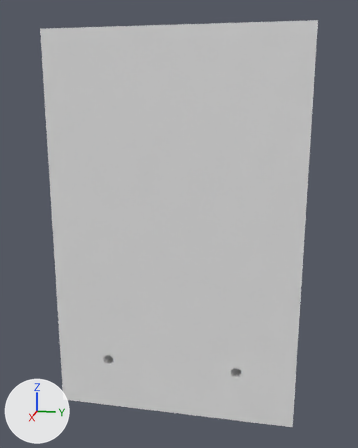
An edit to the Blender file Assets/Mesh/Construction/Door.blend, drawn before and after from the same camera.
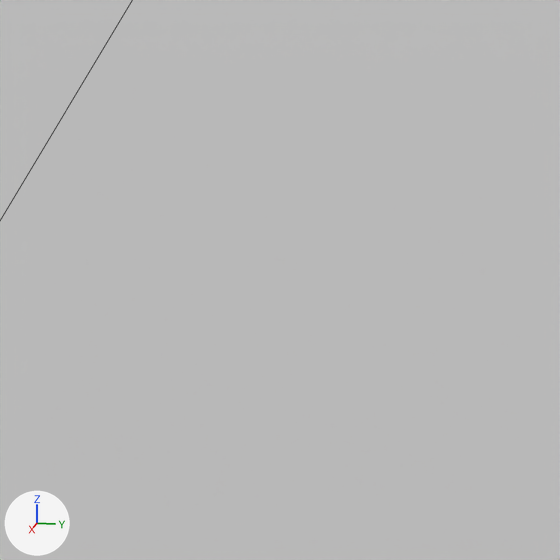
There are two pictures of each version: one whole from a 50 mm camera at (4.963, 1.002, 2.73) aimed at (-0.017, 0.006, 1.486), one close up on the part from 42% to 63% of the width and 60% to 77% of the height. The lights are fixed; the arrows at lower left show +X, +Y and +Z. The close-ups show mesh edges as thin lines.
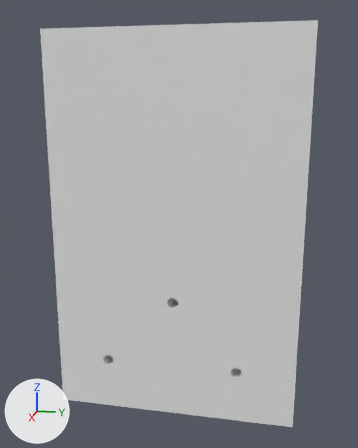
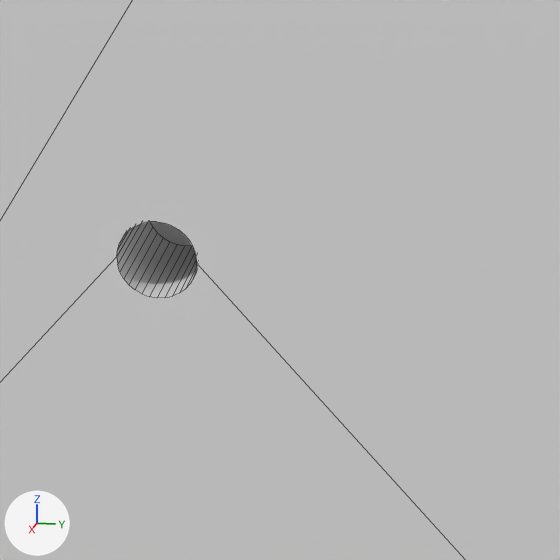
Boxes [x1, y1, x2, y2] around the edits, measured in the close-ups (560 x 560 px):
part 1 of me_cube_001, built on: [0, 217, 469, 560] in both

The edits, one by one:
me_cube_001 is used by ob_cube; location (0.0, 0.0, 0.0).
me_cube_001 had 200 vertices, 138 faces and spanned x -0.3..0.3, y -1.28..1.28, z -0.56..3.41.
me_cube_001 now has 296 vertices, 204 faces and spans x -0.3..0.3, y -1.28..1.28, z -0.56..3.41.
Part 1, on me_cube_001:
1 face is deleted.
64 vertices are added at x 0.07..0.1, y -0.08..0.08, z 0.64..0.8.
32 new vertices lie (0.2, 0.0, 0.0) away from vertices in x 0.1, y -0.06..0.06, z 0.66..0.78.
67 new faces join them.
